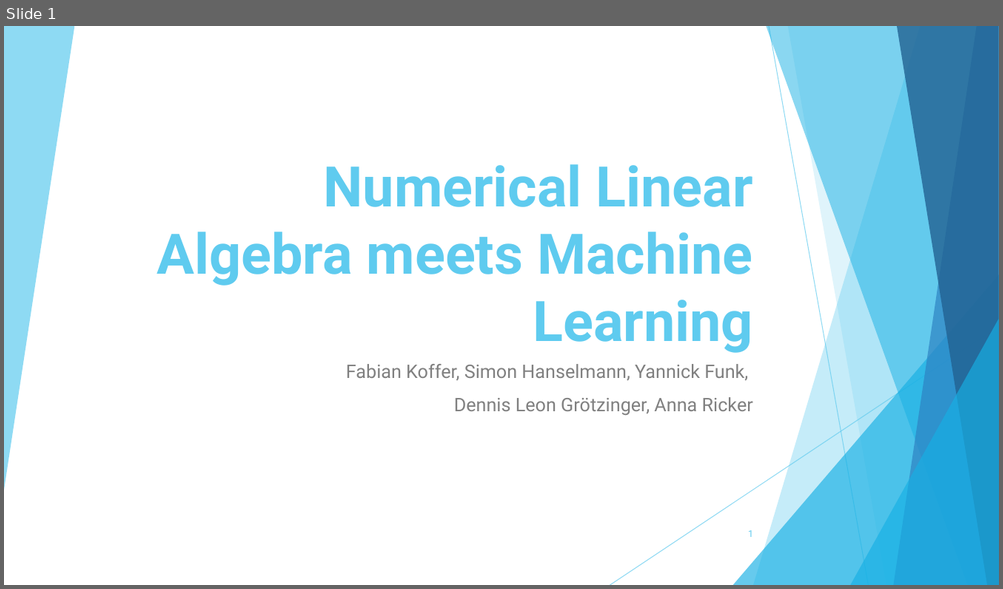
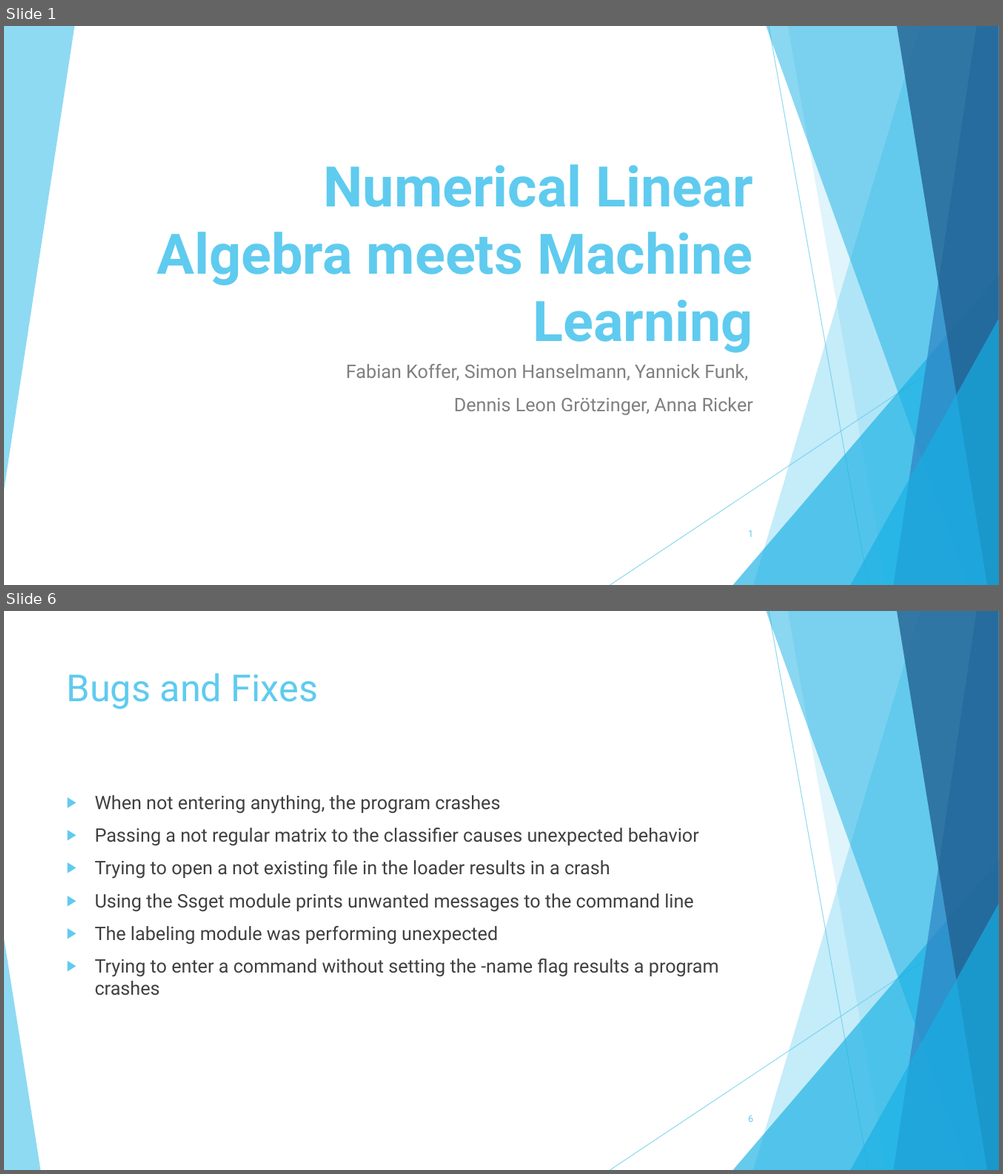
Before and after one commit to TheSlimvReal/PSE---LA-meets-ML, a slide deck: TestReport/Test_report_presentation.pptx. Shown one above the other, each under a label of ours: slide 1 before the commit, slides 1 and 6 after it; the slides between them are not shown. The pictures are 1003x589 and 1003x1174 pixels, drawn with LibreOffice and Linux fonts; fonts in the diff are those of the drawing. Boxes give left, top, right and bottom in pixels: in the first picture for what was removed or moved away, otherwise in the second. Text is boxed around its words. In the diff, an @@ line names an element or a change of style, - is before the commit and + after.

```diff
--- a/TestReport/Test_report_presentation.pptx
+++ b/TestReport/Test_report_presentation.pptx
@@ slide 6 added at bbox=[4, 611, 999, 1170], background #FFFFFF; not listed: 9 template elements that a slide beside it also shows @@
@@ title added at bbox=[67, 673, 318, 709], 36 pt, text #5FCBEF @@
+Bugs and Fixes
@@ text added at bbox=[95, 795, 719, 996], 18 pt, text #404040 @@
+▶ When not entering anything, the program crashes
+▶ Passing a not regular matrix to the classifier causes unexpected behavior
+▶ Trying to open a not existing file in the loader results in a crash
+▶ Using the Ssget module prints unwanted messages to the command line
+▶ The labeling module was performing unexpected
+▶ Trying to enter a command without setting the -name flag results a program crashes
@@ triangle added at bbox=[4, 939, 40, 1170], fill #5FCBEF at 70% opacity @@
@@ page number added at bbox=[748, 1116, 753, 1122], 9 pt, text #5FCBEF @@
+6
```
Also in this commit, not shown: 3 slides changed, 2 other slides added, 3 other files.
